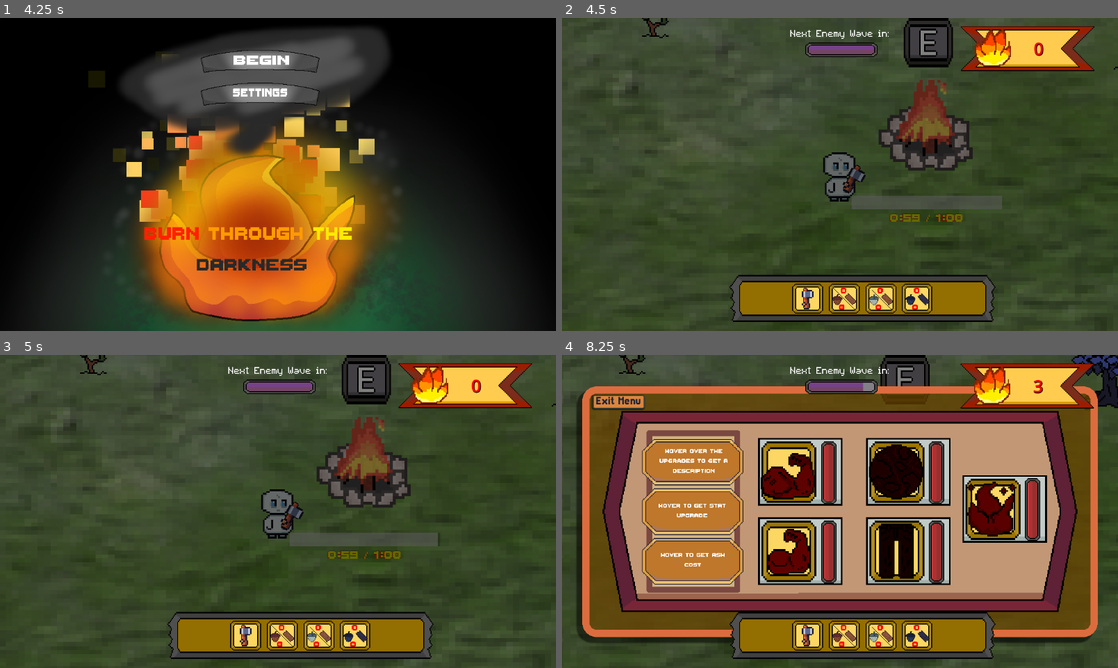
Above: before the commit, frames 1-4 (two rows, left to right).
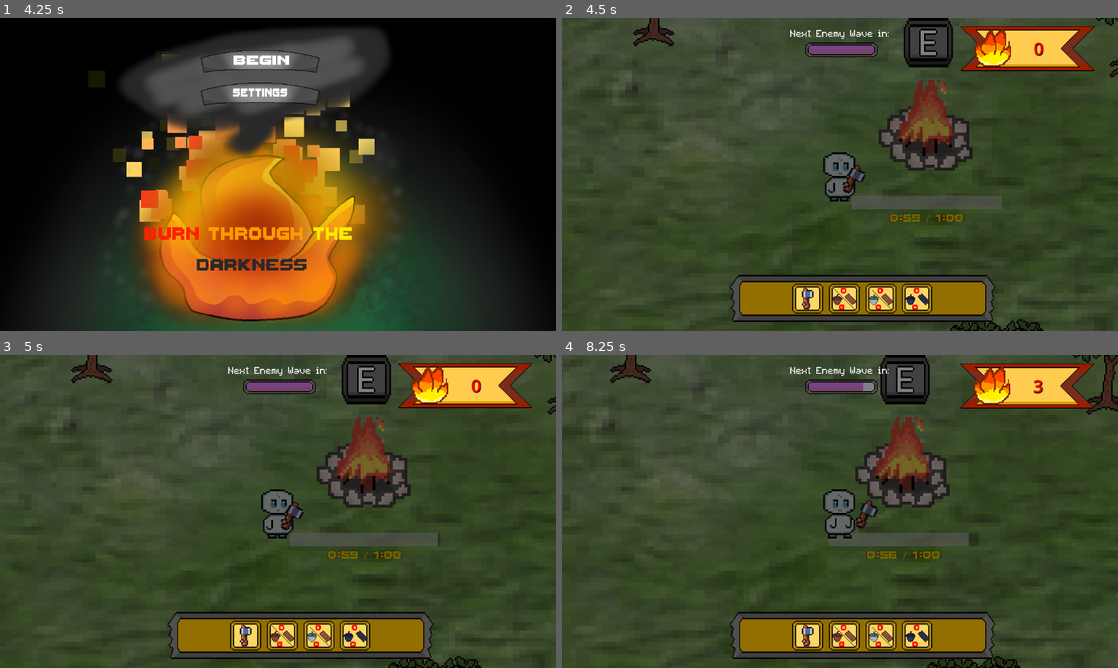
Above: after the commit, the same moments.

Repository: DaqCode/GameDevJS2025
Game: Godot game, scene res://scenes/UI/menu/menu.tscn
Same seed, same stepped clock (60 frames per second), same inputs: the game is played once before the commit and once after it.
Inputs (mouse positions are in pixels of both pictures, inside the frame that each line leads up to):
- Up to frame 1 (4.25 s): tap Enter at 0.5 s; move the mouse to (400, 158) at 0.52 s; hold D (right) 0.53-1.28 s; hold E (interact) 0.53-1.28 s; tap Space at 1.25 s; move the mouse to (166, 190) at 1.27 s; hold S (down) 1.28-2.03 s; tap E (interact) at 1.35, 2.85 s; move the mouse to (333, 105) at 2.02 s; hold D (right) 2.03-2.78 s; hold E (interact) 2.03-2.78 s; move the mouse to (250, 237) at 2.77 s; hold W (up) 2.78-3.53 s; move the mouse to (444, 221) at 3.52 s; hold A (left) from 3.53 s (still down); hold E (interact) from 3.53 s (still down)
- Up to frame 2 (4.5 s): release A (left) at 4.25 s; release E (interact) at 4.25 s; click (823, 64) at 4.25 s
- Up to frame 3 (5 s): no input
- Up to frame 4 (8.25 s): tap Enter at 5 s; move the mouse to (673, 464) at 5.02 s; hold A (left) 5.03-5.78 s; tap E (interact) at 5.1, 6.6, 8.1 s; move the mouse to (867, 511) at 5.77 s; hold S (down) 5.78-6.53 s; hold E (interact) 5.78-6.53 s; move the mouse to (756, 433) at 6.52 s; hold D (right) 6.53-7.28 s; move the mouse to (962, 495) at 7.27 s; hold W (up) 7.28-8.03 s; hold E (interact) 7.28-8.03 s; move the mouse to (728, 527) at 8.02 s; hold D (right) from 8.03 s (still down)

Frame 1 is identical in both runs. In frame 2, 0.7% of the frame differs, in the area x 12-100%, y 0-100%; in frame 3, 0.7%; in frame 4, 71%, in the area x 2-100%, y 0-100%.
Error after the commit: Invalid assignment of property or key 'bus' with value of type 'StringName' on a base object of type 'Nil'. (res://scenes/characters/bron/bron.gd:26)

Commit message:
Music and small bugs fixed

Diff:
--- /dev/null
+++ b/gamedevjs2025/default.tres
@@ -0,0 +1,15 @@
+[gd_resource type="AudioBusLayout" format=3 uid="uid://dgce6m3yqiseq"]
+
+[resource]
+bus/1/name = &"Music"
+bus/1/solo = false
+bus/1/mute = false
+bus/1/bypass_fx = false
+bus/1/volume_db = 6.02
+bus/1/send = &"Master"
+bus/2/name = &"SFX"
+bus/2/solo = false
+bus/2/mute = false
+bus/2/bypass_fx = false
+bus/2/volume_db = 0.0
+bus/2/send = &"Master"
--- /dev/null
+++ b/gamedevjs2025/global/global_music_player.gd
@@ -0,0 +1,51 @@
+extends Node
+
+var music_player: AudioStreamPlayer
+
+# List of scenes where music should play
+var allowed_scenes = [
+	"res://scenes/UI/menu/menu.tscn",
+	"res://scenes/mainPlayArea/main_scene.gd"
+]
+
+var music_play = [
+	preload("res://sounds/music/bg_music_1.mp3"),
+	preload("res://sounds/music/bg_music_2.mp3")
+]
+
+func _ready() -> void:
+	# Ensure the music persists across scenes
+	set_process(true)
+
+	# Create music player only once
+	if music_player == null:
+		music_player = AudioStreamPlayer.new()
+		add_child(music_player)
+
+		music_player.bus = "Music"
+		music_player.stream = music_play[0]
+		music_player.volume_db = -15
+
+	# Try to play if the current scene is valid
+	call_deferred("_on_scene_changed")
+
+func _process(delta: float) -> void:
+	_on_scene_changed()
+
+func _on_scene_changed():
+	await get_tree().process_frame  # Ensure scene is fully loaded
+
+	var current_scene = get_tree().current_scene
+	if current_scene == null:
+		return
+
+	var scene_path = current_scene.scene_file_path
+
+	# Check if the music should play
+	if scene_path in allowed_scenes:
+		if not music_player.playing:
+			music_player.play()
+	else:
+		if music_player.playing:
+			music_player.stream = music_play[1]
+			music_player.stop()
--- /dev/null
+++ b/gamedevjs2025/global/global_music_player.tscn
@@ -0,0 +1,8 @@
+[gd_scene load_steps=2 format=3 uid="uid://erev17vphcdk"]
+
+[ext_resource type="Script" uid="uid://sa27qneg6mf4" path="res://global/global_music_player.gd" id="1_7v4jl"]
+
+[node name="GlobalMusicPlayer" type="Node"]
+script = ExtResource("1_7v4jl")
+
+[node name="Music" type="AudioStreamPlayer" parent="."]
--- a/gamedevjs2025/project.godot
+++ b/gamedevjs2025/project.godot
@@ -15,11 +15,16 @@
 config/features=PackedStringArray("4.4", "Forward Plus")
 config/icon="res://icon.svg"
 
+[audio]
+
+buses/default_bus_layout="uid://dgce6m3yqiseq"
+
 [autoload]
 
 GlobalPlayerScript="*res://global/globalPlayerScript.gd"
 GlobalEnemySpawnerTimer="*res://global/global_enemy_spawner_timer.gd"
 Events="*res://events/events.gd"
+GlobalMusicPlayer="*res://global/global_music_player.gd"
 
 [display]
 
--- a/gamedevjs2025/scenes/UI/menu/menu.gd
+++ b/gamedevjs2025/scenes/UI/menu/menu.gd
@@ -7,6 +7,7 @@
 @onready var button_cont := %ButtonContainer
 
 var is_setting_open : bool = false
+
 
 func _ready() -> void:
 	for i in button_cont.get_children():
@@ -38,10 +39,20 @@
 
 
 func on_button_exited(button: Button) -> void:
-	button.pivot_offset = Vector2(194, 32)
 	var tween = create_tween()
 	tween.tween_property(button, "scale", Vector2(1.0, 1.0), 0.1).set_trans(Tween.TRANS_QUART).set_ease(Tween.EASE_OUT)
 
+func _on_master_slider_value_changed(value:float) -> void:
+	if(value == -25):
+		AudioServer.set_bus_volume_db(0, -200)
+	AudioServer.set_bus_volume_db(0, value)
 
-#328, 64
-# haalf is 194, 32
+func _on_music_slider_value_changed(value:float) -> void:
+	if(value == -25):
+		AudioServer.set_bus_volume_db(0, -200)
+	AudioServer.set_bus_volume_db(1, value)
+
+func _on_sfx_slider_value_changed(value:float) -> void:
+	if(value == -25):
+		AudioServer.set_bus_volume_db(0, -200)
+	AudioServer.set_bus_volume_db(2, value)
--- a/gamedevjs2025/scenes/UI/menu/menu.tscn
+++ b/gamedevjs2025/scenes/UI/menu/menu.tscn
@@ -338,10 +338,10 @@
 anchor_top = 0.5
 anchor_right = 0.5
 anchor_bottom = 0.5
-offset_left = 375.0
-offset_top = -174.0
-offset_right = 703.0
-offset_bottom = -42.0
+offset_left = -201.0
+offset_top = -261.0
+offset_right = 127.0
+offset_bottom = -129.0
 grow_horizontal = 2
 grow_vertical = 2
 pivot_offset = Vector2(174, 60)
@@ -367,12 +367,6 @@
 icon_alignment = 1
 expand_icon = true
 
-[node name="AnimationPlayer" type="AnimationPlayer" parent="."]
-libraries = {
-&"": SubResource("AnimationLibrary_b5shq")
-}
-autoplay = "IntroSequence"
-
 [node name="Settings" type="Control" parent="."]
 layout_mode = 1
 anchors_preset = 8
@@ -417,7 +411,8 @@
 layout_mode = 2
 size_flags_horizontal = 3
 size_flags_vertical = 2
-value = 100.0
+min_value = -25.0
+max_value = 0.0
 
 [node name="Master" type="Label" parent="Settings/SettingPanel/SettingContainer/MasterSlider"]
 layout_mode = 0
@@ -431,7 +426,8 @@
 layout_mode = 2
 size_flags_horizontal = 3
 size_flags_vertical = 2
-value = 100.0
+min_value = -25.0
+max_value = 0.0
 
 [node name="Music" type="Label" parent="Settings/SettingPanel/SettingContainer/MusicSlider"]
 layout_mode = 0
@@ -445,7 +441,8 @@
 layout_mode = 2
 size_flags_horizontal = 3
 size_flags_vertical = 2
-value = 100.0
+min_value = -25.0
+max_value = 0.0
 
 [node name="SFX" type="Label" parent="Settings/SettingPanel/SettingContainer/SFXSlider"]
 layout_mode = 0
@@ -466,3 +463,13 @@
 offset_bottom = 65.0
 grow_horizontal = 2
 text = "Settings"
+
+[node name="AnimationPlayer" type="AnimationPlayer" parent="."]
+libraries = {
+&"": SubResource("AnimationLibrary_b5shq")
+}
+autoplay = "IntroSequence"
+
+[connection signal="value_changed" from="Settings/SettingPanel/SettingContainer/MasterSlider" to="." method="_on_master_slider_value_changed"]
+[connection signal="value_changed" from="Settings/SettingPanel/SettingContainer/MusicSlider" to="." method="_on_music_slider_value_changed"]
+[connection signal="value_changed" from="Settings/SettingPanel/SettingContainer/SFXSlider" to="." method="_on_sfx_slider_value_changed"]
--- a/gamedevjs2025/scenes/assets/trees/tree_types.gd
+++ b/gamedevjs2025/scenes/assets/trees/tree_types.gd
@@ -91,6 +91,7 @@
 var hardMinGrowTime = 0.1
 
 func _ready() -> void:
+	self.bus = "SFX"
 	regrow_time.wait_time = get_grow_time()
 	regrow_time.start()
 	rng.randomize()
--- a/gamedevjs2025/scenes/assets/trees/tree_types.tscn
+++ b/gamedevjs2025/scenes/assets/trees/tree_types.tscn
@@ -72,6 +72,7 @@
 texture_progress = ExtResource("5_5kvdk")
 
 [node name="Audio" type="AudioStreamPlayer2D" parent="."]
+bus = &"SFX"
 
 [connection signal="area_entered" from="TreeInteraction" to="." method="_on_tree_interaction_area_entered"]
 [connection signal="body_entered" from="TreeInteraction" to="." method="_on_tree_interaction_body_entered"]
--- a/gamedevjs2025/scenes/characters/bron/bron.gd
+++ b/gamedevjs2025/scenes/characters/bron/bron.gd
@@ -21,8 +21,9 @@
 var near_tree: Node = null
 var chopping := false
 var facing_right = true
-
+var music_player: AudioStreamPlayer
 func _ready() -> void:
+	music_player.bus = "SFX"
 	Events.connect("open_upgrade", Callable(self, "_open_upgrade_menu"))
 
 	Events.upgradeBought.connect(updateSpeed)
--- a/gamedevjs2025/scenes/characters/bron/bron.tscn
+++ b/gamedevjs2025/scenes/characters/bron/bron.tscn
@@ -291,6 +291,7 @@
 volume_db = -17.5
 pitch_scale = 0.9
 max_distance = 500.0
+bus = &"SFX"
 
 [connection signal="area_entered" from="BronArea" to="." method="_on_bron_area_area_entered"]
 [connection signal="area_exited" from="BronArea" to="." method="_on_bron_area_area_exited"]
--- a/gamedevjs2025/scenes/enemies/enemy.gd
+++ b/gamedevjs2025/scenes/enemies/enemy.gd
@@ -25,8 +25,10 @@
 	preload("res://sounds/sfx/zombie_sound_2.mp3"),
 	preload("res://sounds/sfx/zombie_sound_3.mp3")
 ]
+var music_player: AudioStreamPlayer
 
 func _ready():
+	music_player.bus = "SFX"
 	updateHp()
 	timer.wait_time = randf_range(7, 16)
 	timer.start()
--- a/gamedevjs2025/scenes/enemies/enemy.tscn
+++ b/gamedevjs2025/scenes/enemies/enemy.tscn
@@ -57,6 +57,7 @@
 volume_db = -10.0
 pitch_scale = 1.5
 max_distance = 500.0
+bus = &"SFX"
 
 [node name="ZombieSoundCooldown" type="Timer" parent="."]
 
Not shown, added: gamedevjs2025/global/global_music_player.gd.uid
